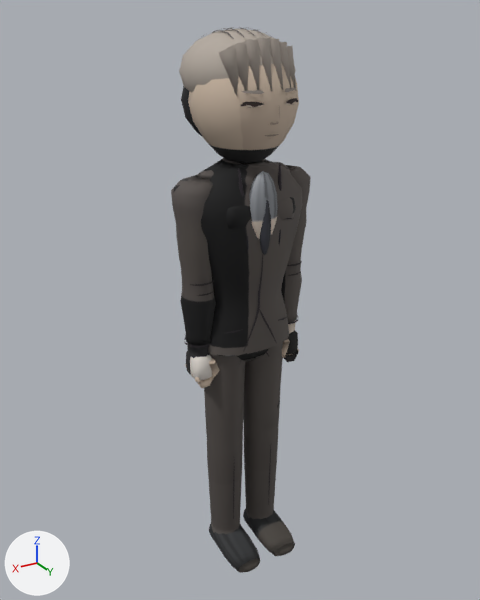
Before and after pictures for a commit that changed the glTF model assets/models/pyoyoung_a.glb.
Camera for both pictures: a 50 mm camera at (1.114, 1.834, 1.945) aimed at (-0.006, -0.033, 1.011). The axes (+X, +Y, +Z) are drawn at lower left. The lights are the same throughout. The older version comes first. Vertices at exactly the same position are counted once.

The scene before the commit, as lines of its bpy script (objects in view):
```python
me_mesh_0 = bpy.data.meshes.new('Mesh_0')
me_mesh_0.from_pydata(...)  # 4411 vertices, 7852 faces; spans x -0.25..0.25, y -0.21..0.2, z -0.02..1.91
me_mesh_0.materials.append(mat_material_0)
ob_body = bpy.data.objects.new('Body', me_mesh_0)
ob_body.location = (0.0, 0.0, 0.0)
```
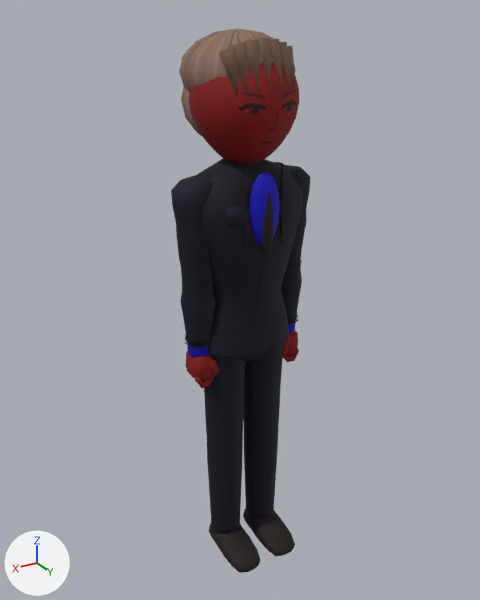
Edits to the bpy script that builds the scene:
```text
Change me_mesh_0:
    used by ob_body; location = (0.0, 0.0, 0.0)
    remove me_mesh_0.from_pydata(...)  # 4411 vertices, 7852 faces; spans x -0.25..0.25, y -0.21..0.2, z -0.02..1.91
    add me_mesh_0.from_pydata(...)  # 3671 vertices, 6736 faces; spans x -0.25..0.25, y -0.21..0.2, z -0.02..1.91
    me_mesh_0 part 1: 15 loose pieces with 645 vertices, spanning x -0.1..0.1, y 0.15..0.18, z 1.6..1.75, are deleted
    me_mesh_0 part 2: 146 vertices moved within x -0.14..0.14, y -0.14..0.17, z 1.23..1.84; 569 vertices removed from x -0.16..0.16, y -0.2..0.17, z 0.97..1.91; 474 vertices added at x -0.17..0.17, y -0.17..0.17, z 0.96..1.88
    me_mesh_0 part 3: 5520 kept faces spanning x -0.25..0.25, y -0.21..0.2, z -0.02..1.91 get new vertex colours
```

Location of each change, [x1, y1, x2, y2] in pixels of the pictures (480 x 600 px; the box of a moved part takes in the faces that stretch with it):
'Body', reshaped: before [171, 27, 311, 573]; after [171, 28, 311, 573]
part 1 of me_mesh_0, deleted: before [240, 88, 298, 139]
part 2 of me_mesh_0, moved or reshaped: before [188, 27, 299, 273]; after [189, 48, 299, 319]
part 3 of me_mesh_0, recoloured (darker): [171, 28, 311, 573] in both
